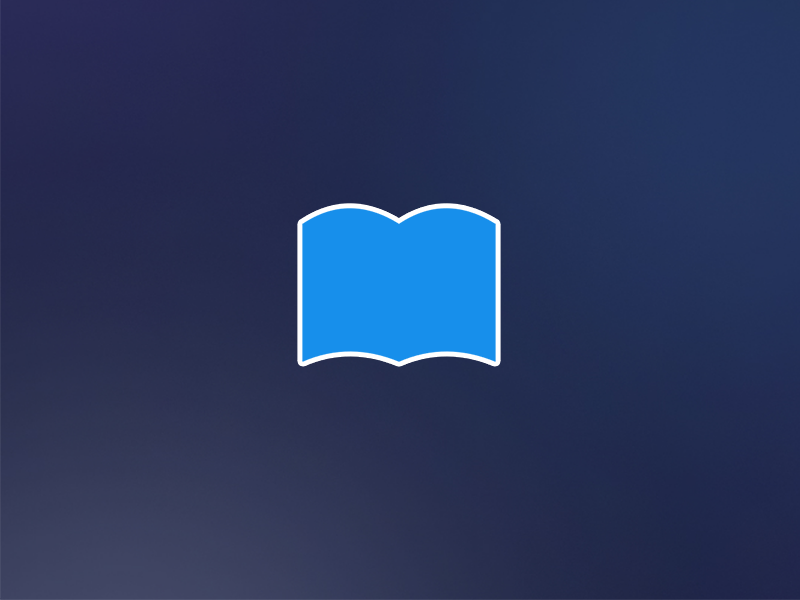
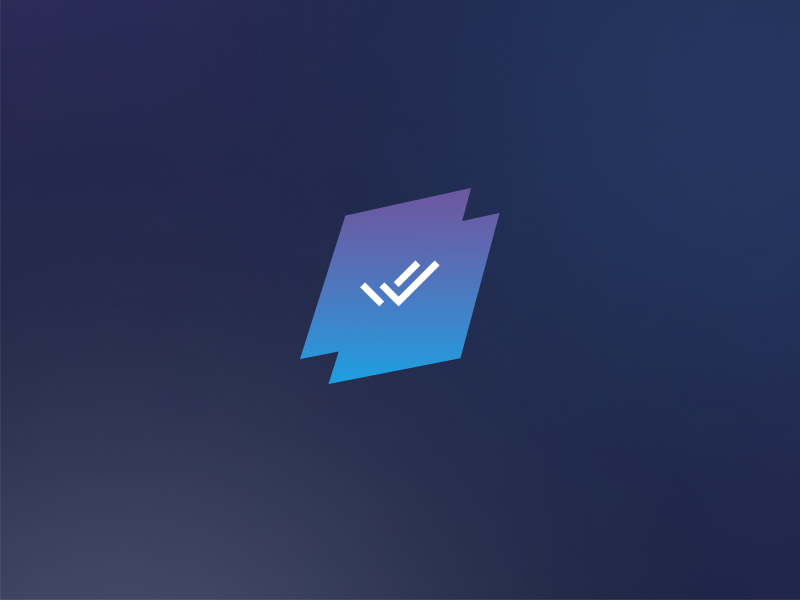
Layer changes from the first 800 x 600 image to the second:
renamed "book" to "logo", painted on it over (x1=300, y1=188, x2=500, y2=384)